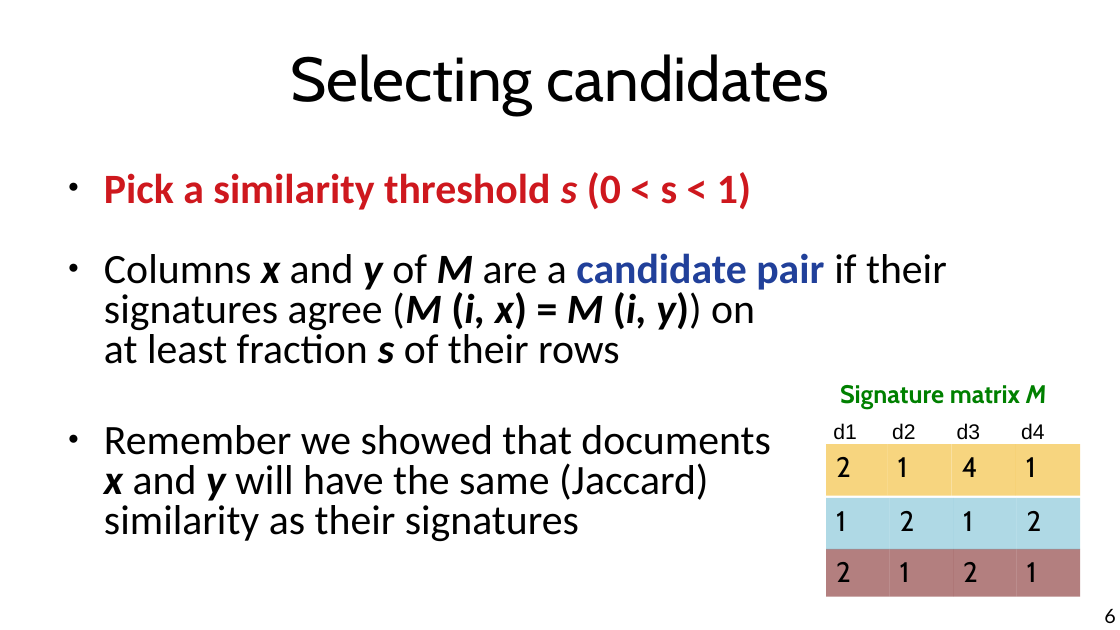
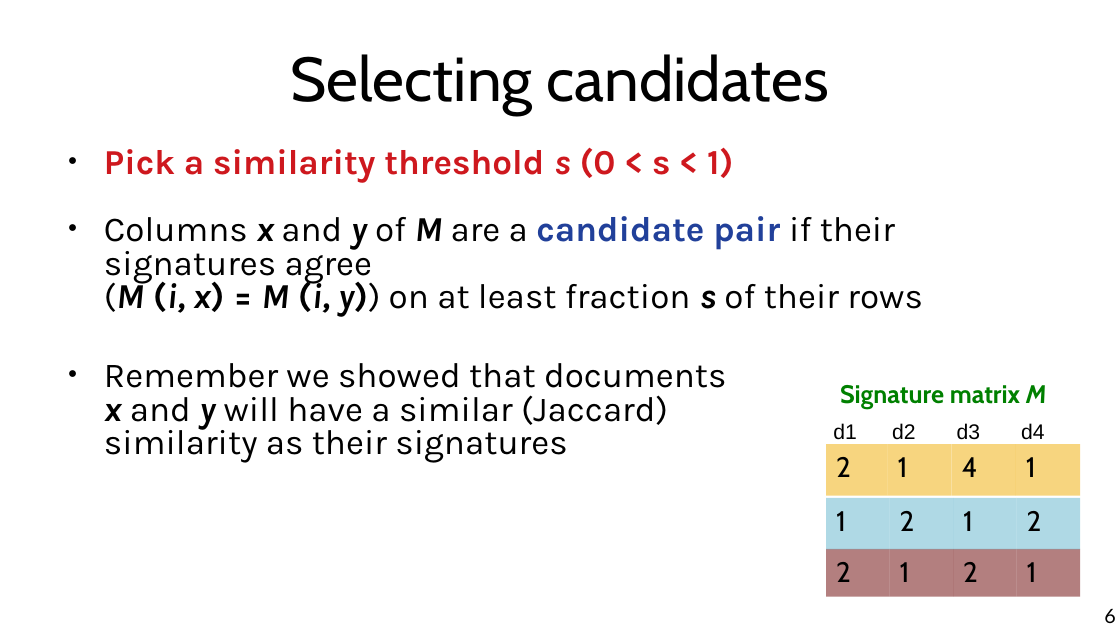
Before and after one commit to chatox/data-mining-course, a slide deck: slide 6 of theory/odp/tt09_locality_sensitive_hashing.odp. Drawn at 1120x630 pixels with LibreOffice and Linux fonts; fonts in the diff are those of the drawing. Boxes give left, top, right and bottom in pixels: in the first picture for what was removed or moved away, otherwise in the second. Text is boxed around its words. In the diff, an @@ line names an element or a change of style, - is before the commit and + after.

```diff
--- a/theory/odp/tt09_locality_sensitive_hashing.odp
+++ b/theory/odp/tt09_locality_sensitive_hashing.odp
@@ text "Pick a similarity threshold s ...": place and size @@
-text "Pick a similarity threshold s ..." at <box>104,172,947,541</box>
+text "Pick a similarity threshold s ..." at <box>104,147,922,463</box>
@@ text at <box>104,147,922,317</box>: size 29.6 to 24.8 pt, font Calibri to Karla in "Pick a similarity threshold s (0 < ...", "Columns x and y of M are ..." @@
@@ text at <box>104,363,726,463</box>: text changed; size 29.6 to 24.8 pt; font Calibri to Karla @@
-● Remember we showed that documents
-  x and y will have the same (Jaccard)
-  similarity as their signatures
+● Remember we showed that documents
+  x and y will have a similar (Jaccard)
+  similarity as their signatures
```
Also in this commit, not shown: 8 other slides changed, 3 other files.
